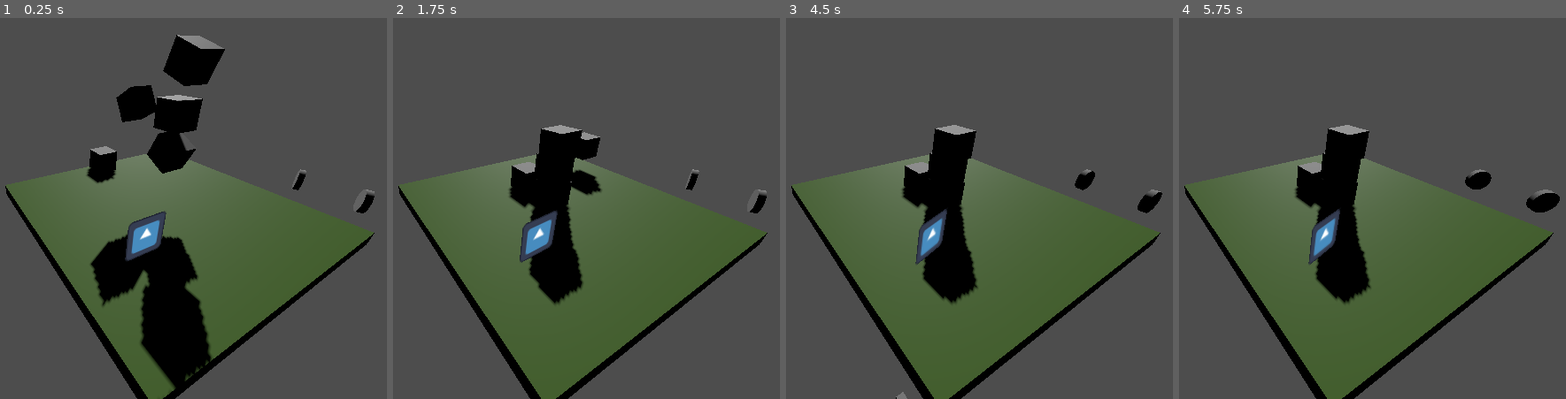
Above: before the commit, frames 1-4 (left to right).
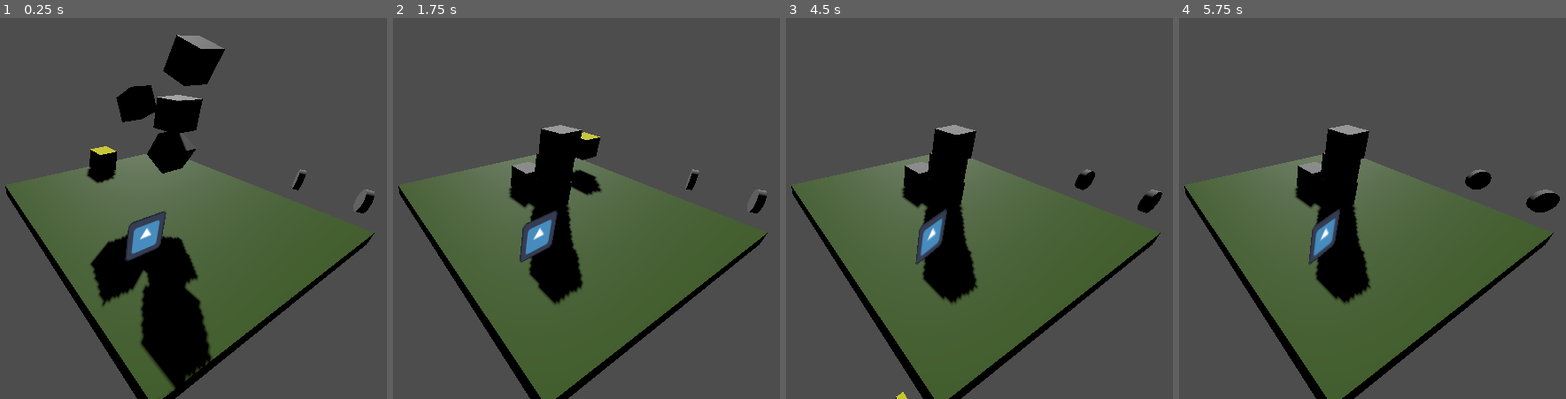
Above: after the commit, the same moments.

Repository: anaktas24/Godot-3D
Game: Godot game, scene res://level1.tscn
Same seed, same stepped clock (60 frames per second), same inputs: the game is played once before the commit and once after it. The engine's default icon, where the game draws it, is replaced by a stand-in: a white triangle on a blue panel in a dark square.
Inputs:
- Up to frame 1 (0.25 s): no input
- Up to frame 2 (1.75 s): tap Enter (ui_accept) at 0.5, 0.77, 1.52 s; hold Right (ui_right) 0.53-1.28 s; hold Down (ui_down) from 1.28 s (still down)
- Up to frame 3 (4.5 s): release Down (ui_down) at 2.03 s; hold Right (ui_right) 2.03-2.78 s; hold Up (ui_up) 2.78-3.53 s; tap Enter (ui_accept) at 3.02, 3.77 s; hold Left (ui_left) from 3.53 s (still down)
- Up to frame 4 (5.75 s): tap Enter (ui_accept) at 4.52 s; release Left (ui_left) at 5.03 s; hold Down (ui_down) from 5.03 s (still down)

The runs differ from the first frame. In frame 1, less than 0.1% of the frame differs, in the area x 23-30%, y 33-36%; in frame 2, less than 0.1%; in frame 3, less than 0.1%; in frame 4, nothing differs.

Commit message:
update player

Diff:
--- a/player.tscn
+++ b/player.tscn
@@ -1,8 +1,12 @@
-[gd_scene load_steps=4 format=3 uid="uid://cbdq1b2onngqr"]
+[gd_scene load_steps=5 format=3 uid="uid://cbdq1b2onngqr"]
 
 [ext_resource type="Script" path="res://player.gd" id="1_3lv7v"]
 
+[sub_resource type="StandardMaterial3D" id="StandardMaterial3D_iu4fi"]
+albedo_color = Color(1, 1, 0.172549, 1)
+
 [sub_resource type="BoxMesh" id="BoxMesh_0a6ba"]
+material = SubResource("StandardMaterial3D_iu4fi")
 
 [sub_resource type="BoxShape3D" id="BoxShape3D_eewtp"]
 
